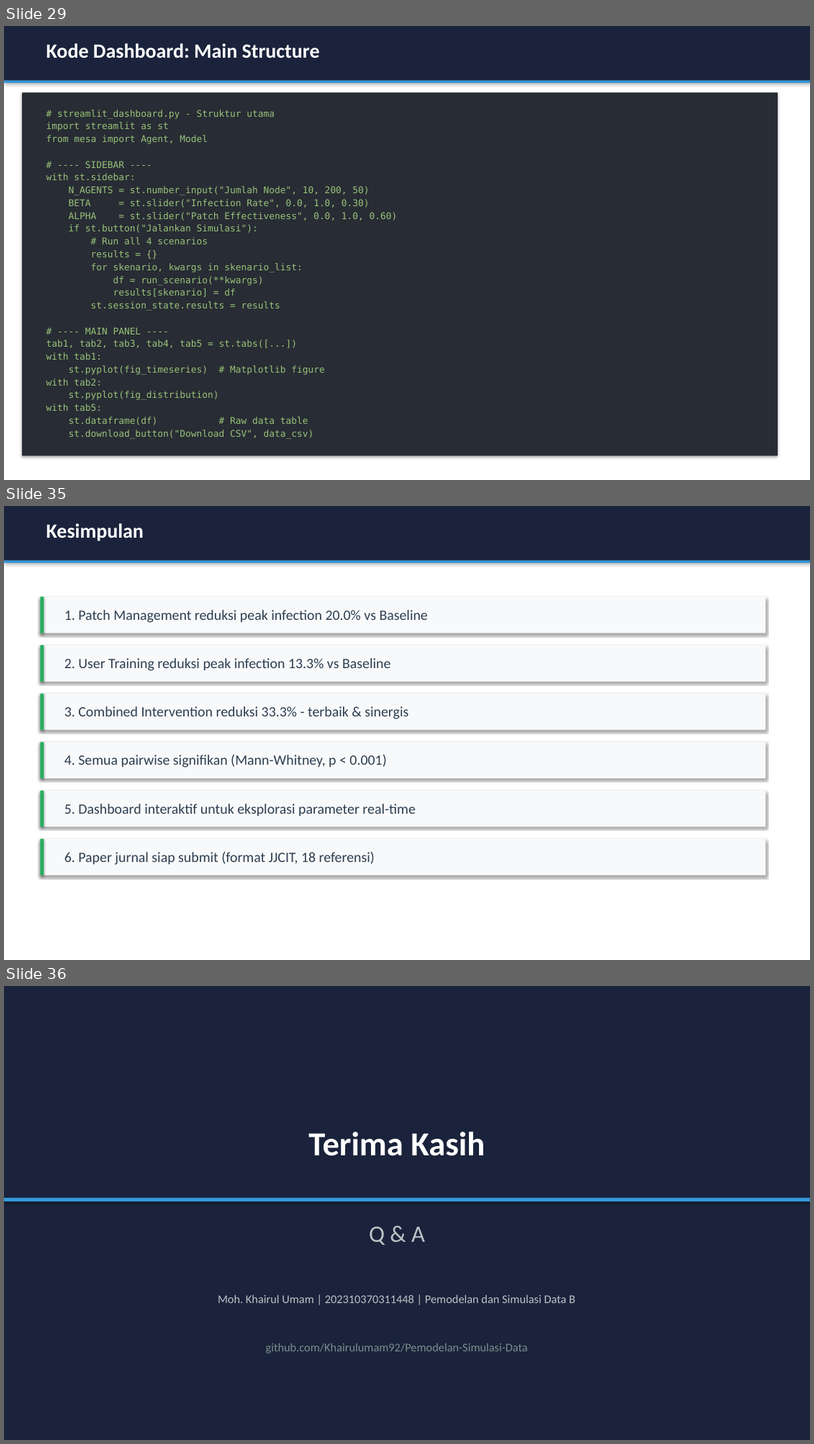
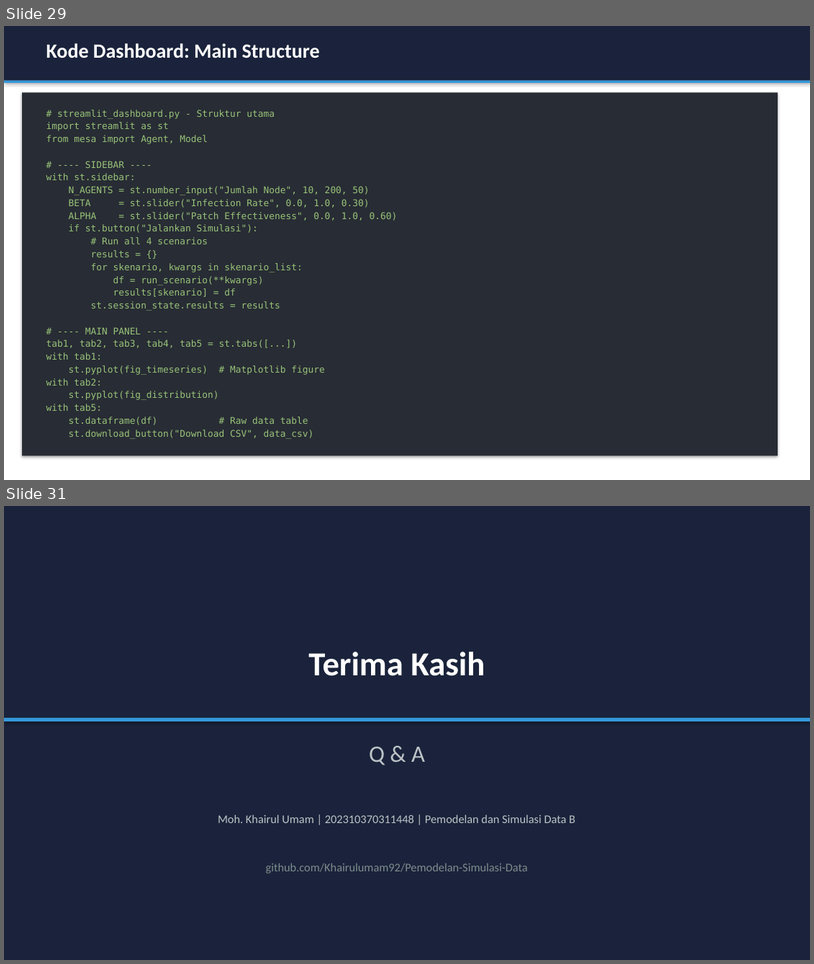
Before and after one commit to Khairulumam92/Pemodelan-Simulasi-Data, a slide deck: presentasi_ta.pptx. Shown one above the other, each under a label of ours: slides 29, 35 and 36 before the commit, slides 29 and 31 after it; the slides between them are not shown. The pictures are 814x1444 and 814x964 pixels, drawn with LibreOffice and Linux fonts; fonts in the diff are those of the drawing. Boxes give left, top, right and bottom in pixels: in the first picture for what was removed or moved away, otherwise in the second. Text is boxed around its words. In the diff, an @@ line names an element or a change of style, - is before the commit and + after.

Commit message:
Hapus slide jurnal dari PPT, tambah kesimpulan paragraf, bersihkan file template

```diff
--- a/presentasi_ta.pptx
+++ b/presentasi_ta.pptx
@@ slide 35 removed at <box>4,506,810,960</box>, background #FFFFFF @@
@@ rectangle removed at <box>4,506,810,561</box> @@
@@ text removed at <box>46,523,144,541</box> @@
-Kesimpulan
@@ rectangle removed at <box>4,561,810,563</box> @@
@@ rectangle removed at <box>40,597,766,633</box> @@
@@ rectangle removed at <box>40,597,44,633</box> @@
@@ text removed at <box>64,610,428,623</box> @@
-1. Patch Management reduksi peak infection 20.0% vs Baseline
@@ rectangle removed at <box>40,645,766,682</box> @@
@@ rectangle removed at <box>40,645,44,682</box> @@
@@ text removed at <box>64,658,391,671</box> @@
-2. User Training reduksi peak infection 13.3% vs Baseline
@@ rectangle removed at <box>40,693,766,730</box> @@
@@ rectangle removed at <box>40,693,44,730</box> @@
@@ text removed at <box>64,706,409,719</box> @@
-3. Combined Intervention reduksi 33.3% - terbaik & sinergis
@@ rectangle removed at <box>40,742,766,778</box> @@
@@ rectangle removed at <box>40,742,44,778</box> @@
@@ text removed at <box>64,754,386,767</box> @@
-4. Semua pairwise signifikan (Mann-Whitney, p < 0.001)
@@ rectangle removed at <box>40,790,766,826</box> @@
@@ rectangle removed at <box>40,790,44,826</box> @@
@@ text removed at <box>64,803,415,816</box> @@
-5. Dashboard interaktif untuk eksplorasi parameter real-time
@@ rectangle removed at <box>40,839,766,875</box> @@
@@ rectangle removed at <box>40,839,44,875</box> @@
@@ text removed at <box>64,851,375,865</box> @@
-6. Paper jurnal siap submit (format JJCIT, 18 referensi)
@@ what was slide 36 is now slide 31 @@
```
Also in this commit, not shown: 1 slide changed, 1 slide added, 5 other slides removed, 3 other files.
